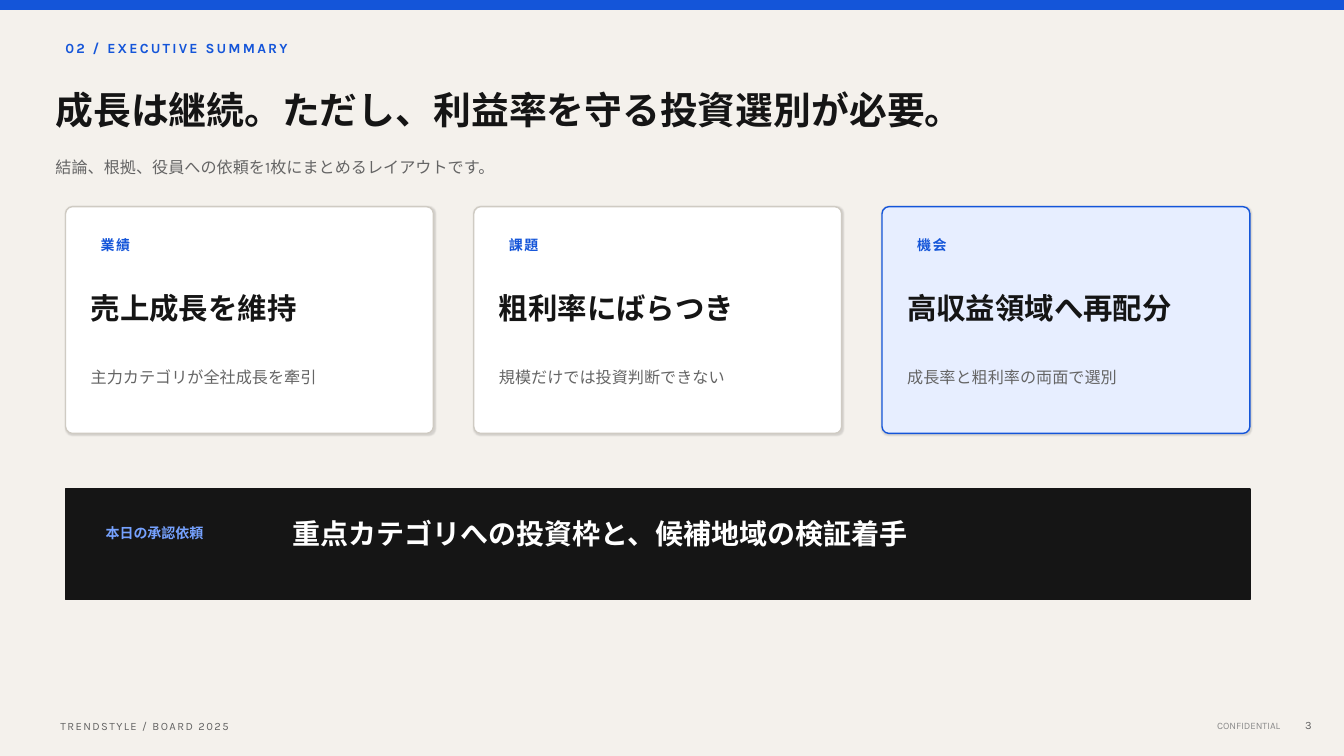
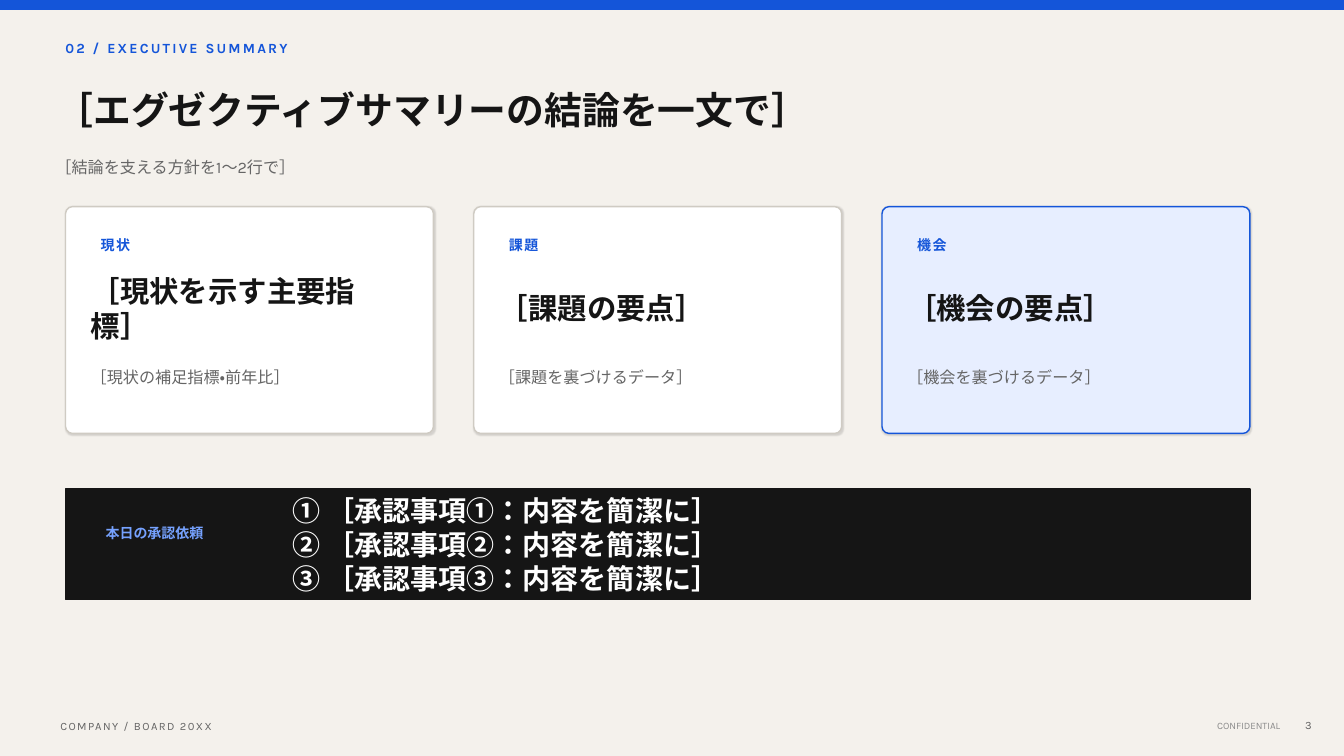
Before and after one commit to takujis/copilot-experience-lab-dev, a slide deck: slide 3 of contents/assets/CXO-12/TrendStyleJapan_2025年度_役員会資料テンプレート.pptx. Drawn at 1344x756 pixels with LibreOffice and Linux fonts; fonts in the diff are those of the drawing. Boxes give left, top, right and bottom in pixels: in the first picture for what was removed or moved away, otherwise in the second. Text is boxed around its words. In the diff, an @@ line names an element or a change of style, - is before the commit and + after.

```diff
--- a/contents/assets/CXO-12/TrendStyleJapan_2025年度_役員会資料テンプレート.pptx
+++ b/contents/assets/CXO-12/TrendStyleJapan_2025年度_役員会資料テンプレート.pptx
@@ text at box(55, 91, 809, 128): text changed @@
-成長は継続。ただし、利益率を守る投資選別が必要。
+［エグゼクティブサマリーの結論を一文で］
@@ text at box(55, 159, 295, 175): text changed @@
-結論、根拠、役員への依頼を1枚にまとめるレイアウトです。
+［結論を支える方針を1〜2行で］
@@ text at box(101, 238, 131, 251): text changed @@
-業績
+現状
@@ text at box(91, 277, 356, 340): text changed @@
-売上成長を維持
+［現状を示す主要指標］
@@ text at box(499, 294, 705, 322): text changed @@
-粗利率にばらつき
+［課題の要点］
@@ text at box(907, 294, 1113, 322): text changed @@
-高収益領域へ再配分
+［機会の要点］
@@ text at box(91, 369, 290, 385): text changed @@
-主力カテゴリが全社成長を牽引
+［現状の補足指標・前年比］
@@ text at box(499, 369, 692, 385): text changed @@
-規模だけでは投資判断できない
+［課題を裏づけるデータ］
@@ text at box(907, 369, 1100, 385): text changed @@
-成長率と粗利率の両面で選別
+［機会を裏づけるデータ］
@@ text at box(292, 497, 719, 592): text changed @@
-重点カテゴリへの投資枠と、候補地域の検証着手
+① ［承認事項①：内容を簡潔に］
+② ［承認事項②：内容を簡潔に］
+③ ［承認事項③：内容を簡潔に］
@@ text at box(60, 723, 228, 730): text changed @@
-TRENDSTYLE / BOARD 2025
+COMPANY / BOARD 20XX
```
Also in this commit, not shown: 5 other slides changed, 3 slides added, 2 slides removed.
